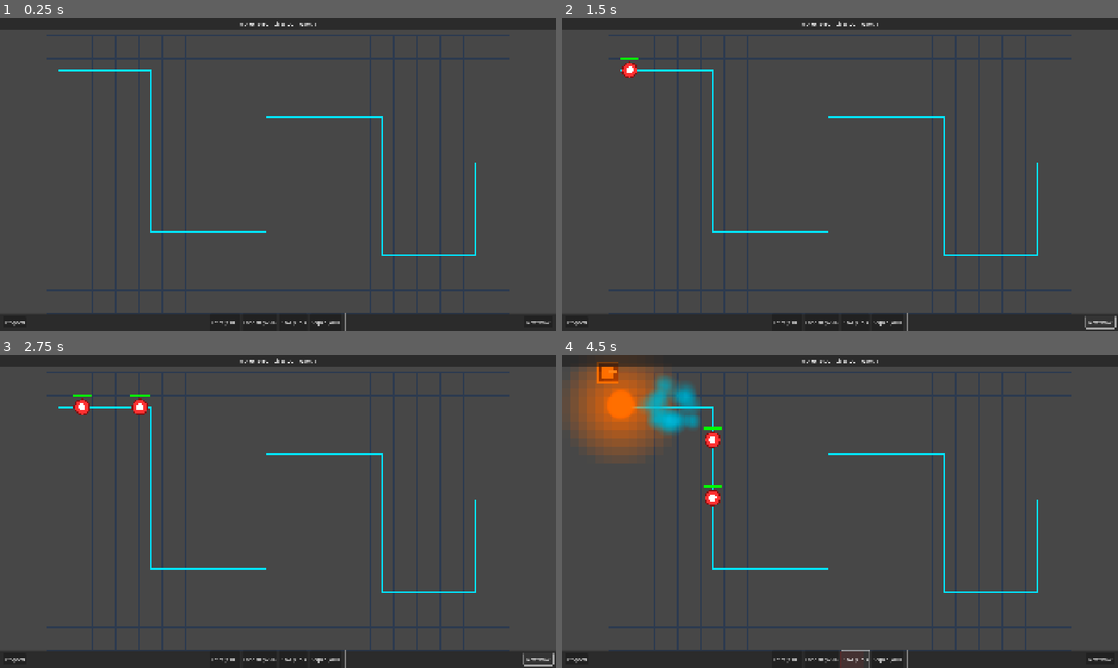
Above: before the commit, frames 1-4 (two rows, left to right).
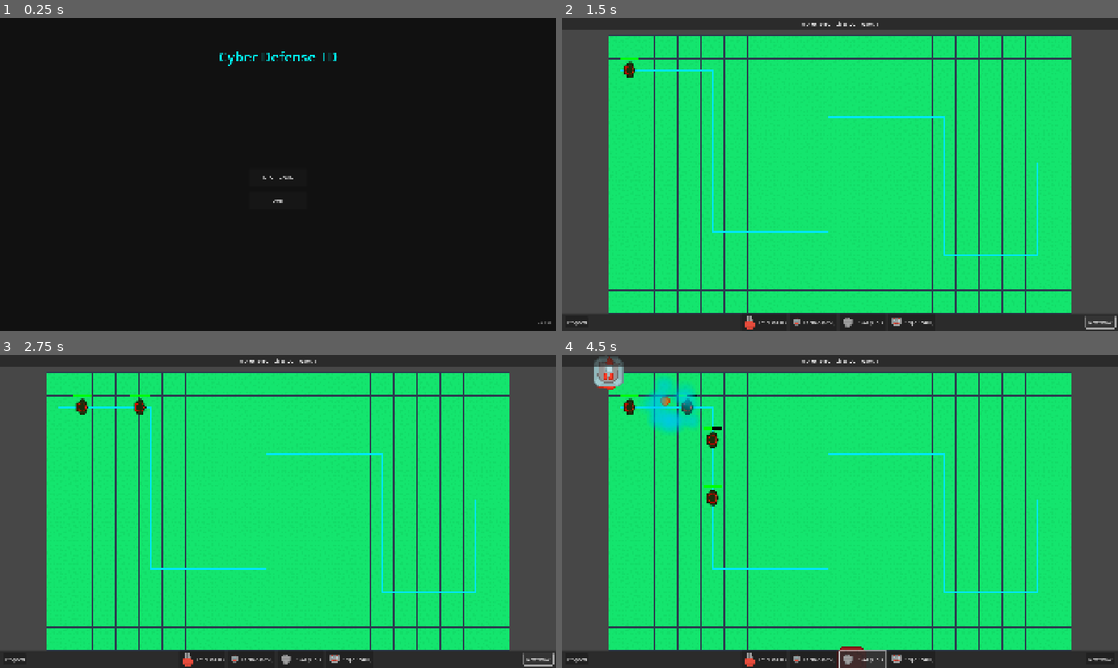
Above: after the commit, the same moments.

Repository: wangshengjin/Cyber-Defense-TD
Game: Godot game, scene res://scenes/UI/StartMenu.tscn
The game is run twice, just before and just after one commit, with the same random seed, the same clock (stepped at 60 frames per second) and the same inputs. Before the commit the project starts from res://scenes/Game.tscn.
Inputs (mouse positions are in pixels of both pictures, inside the frame that each line leads up to):
- Up to frame 1 (0.25 s): no input
- Up to frame 2 (1.5 s): click (840, 177) at 0.5 s, where only the run after the commit has a clickable "START GAME"; click "Next Wave" at 1.25 s
- Up to frame 3 (2.75 s): click "Next Wave" at 2 s
- Up to frame 4 (4.5 s): click "Laser ($100)" at 2.75 s; click "Cannon ($250)" at 3.5 s; click "Slow ($150)" at 4.25 s

The runs differ from the first frame. In frame 1, 99% of the frame differs, in the area x 0-100%, y 0-100%; in frame 2, 69%; in frame 3, 70%; in frame 4, 72%.

Commit message:
添加几张图片

Diff:
--- a/project.godot
+++ b/project.godot
@@ -11,7 +11,7 @@
 [application]
 
 config/name="Cyber Defense TD"
-run/main_scene="res://scenes/Game.tscn"
+run/main_scene="res://scenes/UI/StartMenu.tscn"
 config/features=PackedStringArray("4.5", "Forward Plus")
 config/icon="res://icon.svg"
 
@@ -19,12 +19,6 @@
 
 Constants="*res://scripts/Autoloads/Constants.gd"
 GameManager="*res://scripts/Autoloads/GameManager.gd"
-
-
-
-[rendering]
-
-textures/canvas_textures/default_texture_filter=0
 
 [display]
 
@@ -37,4 +31,7 @@
 [input_devices]
 
 pointing/emulate_touch_from_mouse=true
-pointing/emulate_mouse_from_touch=true
+
+[rendering]
+
+textures/canvas_textures/default_texture_filter=0
--- a/scenes/Enemies/BaseEnemy.tscn
+++ b/scenes/Enemies/BaseEnemy.tscn
@@ -1,8 +1,18 @@
-[gd_scene load_steps=2 format=3]
+[gd_scene load_steps=3 format=3 uid="uid://baseenemy_scene"]
 
-[ext_resource type="Script" path="res://scripts/Enemies/Enemy.gd" id="1_script"]
+[ext_resource type="Script" path="res://scripts/Enemies/Enemy.gd" id="1_enemy"]
 
-[node name="BaseEnemy" type="PathFollow2D"]
+[sub_resource type="CircleShape2D" id="CircleShape2D_hitbox"]
+radius = 16.0
+
+[node name="Enemy" type="PathFollow2D"]
 rotates = false
 loop = false
-script = ExtResource("1_script")
+script = ExtResource("1_enemy")
+
+[node name="Sprite2D" type="Sprite2D" parent="."]
+
+[node name="Hitbox" type="Area2D" parent="."]
+
+[node name="CollisionShape2D" type="CollisionShape2D" parent="Hitbox"]
+shape = SubResource("CircleShape2D_hitbox")
--- a/scenes/Game.tscn
+++ b/scenes/Game.tscn
@@ -100,20 +100,28 @@
 alignment = 1
 
 [node name="BuildLaser" type="Button" parent="CanvasLayer/HUD/BottomPanel/HBox"]
+custom_minimum_size = Vector2(160, 60)
 layout_mode = 2
 text = "Laser ($100)"
+expand_icon = true
 
 [node name="BuildCannon" type="Button" parent="CanvasLayer/HUD/BottomPanel/HBox"]
+custom_minimum_size = Vector2(160, 60)
 layout_mode = 2
 text = "Cannon ($250)"
+expand_icon = true
 
 [node name="BuildSlow" type="Button" parent="CanvasLayer/HUD/BottomPanel/HBox"]
+custom_minimum_size = Vector2(160, 60)
 layout_mode = 2
 text = "Slow ($150)"
+expand_icon = true
 
 [node name="BuildSniper" type="Button" parent="CanvasLayer/HUD/BottomPanel/HBox"]
+custom_minimum_size = Vector2(160, 60)
 layout_mode = 2
 text = "Sniper ($400)"
+expand_icon = true
 
 [node name="VSeparator" type="VSeparator" parent="CanvasLayer/HUD/BottomPanel/HBox"]
 layout_mode = 2
--- /dev/null
+++ b/scenes/Towers/BaseTower.tscn
@@ -0,0 +1,13 @@
+[gd_scene load_steps=2 format=3 uid="uid://basetower_scene"]
+
+[ext_resource type="Script" path="res://scripts/Towers/Tower.gd" id="1_tower"]
+
+[node name="Tower" type="Node2D"]
+script = ExtResource("1_tower")
+
+[node name="Visuals" type="Node2D" parent="."]
+
+[node name="BaseSprite" type="Sprite2D" parent="Visuals"]
+
+[node name="TurretSprite" type="Sprite2D" parent="Visuals"]
+position = Vector2(0, 0)
--- /dev/null
+++ b/scenes/UI/GameOverScreen.tscn
@@ -0,0 +1,63 @@
+[gd_scene load_steps=2 format=3 uid="uid://gameoverscreen_scene"]
+
+[ext_resource type="Script" path="res://scripts/UI/GameOverScreen.gd" id="1_gameover"]
+
+[node name="GameOverScreen" type="Control"]
+layout_mode = 3
+anchors_preset = 15
+anchor_right = 1.0
+anchor_bottom = 1.0
+grow_horizontal = 2
+grow_vertical = 2
+script = ExtResource("1_gameover")
+
+[node name="Background" type="ColorRect" parent="."]
+layout_mode = 1
+anchors_preset = 15
+anchor_right = 1.0
+anchor_bottom = 1.0
+grow_horizontal = 2
+grow_vertical = 2
+color = Color(0, 0, 0, 0.7)
+
+[node name="CenterContainer" type="CenterContainer" parent="."]
+layout_mode = 1
+anchors_preset = 15
+anchor_right = 1.0
+anchor_bottom = 1.0
+grow_horizontal = 2
+grow_vertical = 2
+
+[node name="VBoxContainer" type="VBoxContainer" parent="CenterContainer"]
+layout_mode = 2
+theme_override_constants/separation = 30
+
+[node name="TitleLabel" type="Label" parent="CenterContainer/VBoxContainer"]
+layout_mode = 2
+theme_override_colors/font_color = Color(1, 0, 0, 1)
+theme_override_font_sizes/font_size = 64
+text = "MISSION FAILED"
+horizontal_alignment = 1
+
+[node name="ScoreLabel" type="Label" parent="CenterContainer/VBoxContainer"]
+layout_mode = 2
+theme_override_font_sizes/font_size = 32
+text = "Waves Survived: 0"
+horizontal_alignment = 1
+
+[node name="Spacer" type="Control" parent="CenterContainer/VBoxContainer"]
+custom_minimum_size = Vector2(0, 20)
+layout_mode = 2
+
+[node name="RetryButton" type="Button" parent="CenterContainer/VBoxContainer"]
+custom_minimum_size = Vector2(250, 60)
+layout_mode = 2
+text = "RETRY"
+
+[node name="MenuButton" type="Button" parent="CenterContainer/VBoxContainer"]
+custom_minimum_size = Vector2(250, 60)
+layout_mode = 2
+text = "MAIN MENU"
+
+[connection signal="pressed" from="CenterContainer/VBoxContainer/RetryButton" to="." method="_on_retry_button_pressed"]
+[connection signal="pressed" from="CenterContainer/VBoxContainer/MenuButton" to="." method="_on_menu_button_pressed"]
--- /dev/null
+++ b/scenes/UI/StartMenu.tscn
@@ -0,0 +1,81 @@
+[gd_scene load_steps=2 format=3 uid="uid://startmenu_scene"]
+
+[ext_resource type="Script" path="res://scripts/UI/StartMenu.gd" id="1_startmenu"]
+
+[node name="StartMenu" type="Control"]
+layout_mode = 3
+anchors_preset = 15
+anchor_right = 1.0
+anchor_bottom = 1.0
+grow_horizontal = 2
+grow_vertical = 2
+script = ExtResource("1_startmenu")
+
+[node name="Background" type="ColorRect" parent="."]
+layout_mode = 1
+anchors_preset = 15
+anchor_right = 1.0
+anchor_bottom = 1.0
+grow_horizontal = 2
+grow_vertical = 2
+color = Color(0.0666667, 0.0666667, 0.0666667, 1)
+
+[node name="TitleLabel" type="Label" parent="."]
+layout_mode = 1
+anchors_preset = 5
+anchor_left = 0.5
+anchor_right = 0.5
+offset_left = -200.0
+offset_top = 100.0
+offset_right = 200.0
+offset_bottom = 167.0
+grow_horizontal = 2
+theme_override_colors/font_color = Color(0, 1, 1, 1)
+theme_override_font_sizes/font_size = 48
+text = "Cyber Defense TD"
+horizontal_alignment = 1
+
+[node name="VBoxContainer" type="VBoxContainer" parent="."]
+layout_mode = 1
+anchors_preset = 8
+anchor_left = 0.5
+anchor_top = 0.5
+anchor_right = 0.5
+anchor_bottom = 0.5
+offset_left = -100.0
+offset_top = -20.0
+offset_right = 100.0
+offset_bottom = 130.0
+grow_horizontal = 2
+grow_vertical = 2
+theme_override_constants/separation = 20
+
+[node name="StartButton" type="Button" parent="VBoxContainer"]
+custom_minimum_size = Vector2(0, 60)
+layout_mode = 2
+text = "START GAME"
+
+[node name="QuitButton" type="Button" parent="VBoxContainer"]
+custom_minimum_size = Vector2(0, 60)
+layout_mode = 2
+text = "QUIT"
+
+[node name="VersionLabel" type="Label" parent="."]
+layout_mode = 1
+anchors_preset = 3
+anchor_left = 1.0
+anchor_top = 1.0
+anchor_right = 1.0
+anchor_bottom = 1.0
+offset_left = -80.0
+offset_top = -40.0
+offset_right = -20.0
+offset_bottom = -17.0
+grow_horizontal = 0
+grow_vertical = 0
+theme_override_colors/font_color = Color(0.5, 0.5, 0.5, 1)
+text = "v0.1.0"
+horizontal_alignment = 2
+
+[connection signal="pressed" from="VBoxContainer/StartButton" to="." method="_on_start_button_pressed"]
+[connection signal="pressed" from="VBoxContainer/QuitButton" to="." method="_on_quit_button_pressed"]
--- a/scripts/Components/Projectile.gd
+++ b/scripts/Components/Projectile.gd
@@ -42,6 +42,7 @@
 	if core: core.emitting = false
 
 	if sprite:
+		sprite.texture = AtlasUtils.get_tile(272) # Generic bullet/dot
 		sprite.visible = true # Show sprite, disable particles
 
 func _physics_process(delta):
--- a/scripts/Enemies/Enemy.gd
+++ b/scripts/Enemies/Enemy.gd
@@ -16,9 +16,10 @@
 var frozen_timer: float = 0.0
 
 # Visuals
-var sprite: ColorRect
-var hp_bar_bg: ColorRect
-var hp_bar_fill: ColorRect
+# Visuals
+@onready var sprite_node = $Sprite2D
+@onready var hitbox = $Hitbox
+@onready var hp_bar_bg = ColorRect.new() # We can keep manual drawing for HP bar or add nodes. Manual is fine for simple overlay.
 
 func setup(enemy_type: Constants.EnemyType, wave_hp_multiplier: float):
 	type = enemy_type
@@ -38,31 +39,33 @@
 	rotates = false
 
 func _create_visuals():
-	# Visuals are handled in _draw
+	# Load tile from Atlas
+	var tile_id = -1
+	match type:
+		Constants.EnemyType.BASIC:
+			tile_id = 245 # Soldier
+		Constants.EnemyType.FAST:
+			tile_id = 245 # Soldier (tinted later)
+		Constants.EnemyType.TANK:
+			tile_id = 268 # Tank
+		Constants.EnemyType.BOSS:
+			tile_id = 268 # Tank (Big)
+
+	if tile_id != -1 and sprite_node:
+		sprite_node.texture = AtlasUtils.get_tile(tile_id)
+		# Tint the sprite with the enemy color defined in Constants
+		sprite_node.modulate = stats.color
+
+	# Hp Bar setup if we wanted nodes.
+	# But _draw is fine for HP bar overlay.
 	queue_redraw()
 
-	# Hitbox (Restored)
-	var size = Constants.CELL_SIZE
-	var area = Area2D.new()
-	var shape = CollisionShape2D.new()
-	var circle = CircleShape2D.new()
-	circle.radius = size/4 # Radius
-	shape.shape = circle
-	area.add_child(shape)
-	add_child(area)
-
 func _draw():
+	# Draw HP Bar only
 	var size = Constants.CELL_SIZE
 	var radius = size * 0.3
 
-	# Draw glow/shadow (Neon effect)
-	draw_circle(Vector2.ZERO, radius + 2, stats.color.darkened(0.5))
-
-	# Draw main body
-	draw_circle(Vector2.ZERO, radius, stats.color)
-
-	# Draw inner detail based on type maybe? or just a white center for 'core'
-	draw_circle(Vector2.ZERO, radius * 0.5, Color.WHITE)
+	# No circle drawing for body anymore
 
 	# Draw HP Bar manually so it follows position correctly
 	var bar_width = size * 0.8
@@ -98,8 +101,7 @@
 		frozen_timer -= delta
 		if frozen_timer <= 0:
 			frozen_factor = 1.0
-			# sprite.color = stats.color # Old logic
-			queue_redraw()
+			sprite_node.modulate = stats.color # Restore original color
 
 	# Check end
 	if progress_ratio >= 1.0:
@@ -118,7 +120,7 @@
 func apply_slow(factor: float, duration: float):
 	if factor < frozen_factor: # Apply strongest slow
 		frozen_factor = factor
-		queue_redraw()
+		sprite_node.modulate = Color(0.5, 0.5, 1.0, 1.0) # Blue tint
 	frozen_timer = max(frozen_timer, duration)
 
 func _spawn_death_particles():
--- a/scripts/Game.gd
+++ b/scripts/Game.gd
@@ -13,6 +13,7 @@
 func _ready():
 	hud.build_tower_requested.connect(_on_build_requested)
 	wave_manager.path_2d = $Path2D
+	GameManager.game_over.connect(_on_game_over)
 
 func _process(delta):
 	if building_mode:
@@ -46,17 +47,26 @@
 func _create_ghost_tower():
 	ghost_tower = Node2D.new()
 	var size = Constants.CELL_SIZE
-	var rect = ColorRect.new()
-	rect.size = Vector2(size, size)
-	rect.position = Vector2(-size / 2, -size / 2)
-	rect.color = Color(1, 1, 1, 0.5) # Semi-transparent
-	ghost_tower.add_child(rect)
 
-	# Range circle
-	var stats = Constants.TOWER_STATS[selected_tower_type]
-	var range_circle = Line2D.new() # Or draw in _draw?
-	# Simple drawing in script is harder for generic Node2D.
-	# Let's just use ghost_tower position in MapManager to valid.
+	# Base Sprite
+	var base_sprite = Sprite2D.new()
+	base_sprite.texture = AtlasUtils.get_tile(181)
+	ghost_tower.add_child(base_sprite)
+
+	# Turret Sprite
+	var tile_id = -1
+	match selected_tower_type:
+		Constants.TowerType.LASER: tile_id = 250
+		Constants.TowerType.CANNON: tile_id = 206
+		Constants.TowerType.SLOW: tile_id = 203
+		Constants.TowerType.SNIPER: tile_id = 205
+
+	if tile_id != -1:
+		var turret_sprite = Sprite2D.new()
+		turret_sprite.texture = AtlasUtils.get_tile(tile_id)
+		ghost_tower.add_child(turret_sprite)
+
+	ghost_tower.modulate = Color(1, 1, 1, 0.5) # Initial transparency
 	add_child(ghost_tower)
 
 func _update_ghost_tower():
@@ -78,7 +88,8 @@
 		_cancel_build()
 
 func _create_real_tower() -> Node2D:
-	var tower = preload("res://scripts/Towers/Tower.gd").new() # Should use scene...
+	var tower_scene = preload("res://scenes/Towers/BaseTower.tscn")
+	var tower = tower_scene.instantiate()
 	# Using script directly and adding as child
 	# Need to set unique Name or just add child
 	towers_container.add_child(tower)
@@ -91,3 +102,8 @@
 	if ghost_tower:
 		ghost_tower.queue_free()
 		ghost_tower = null
+
+func _on_game_over():
+	var game_over_screen = preload("res://scenes/UI/GameOverScreen.tscn").instantiate()
+	$CanvasLayer.add_child(game_over_screen)
+	Engine.time_scale = 0
--- a/scripts/MapManager.gd
+++ b/scripts/MapManager.gd
@@ -12,9 +12,14 @@
 var path_set: Dictionary = {} # Vector2i -> bool
 
 func _ready():
+	_init_grid()
 	# Initialize path set for fast lookup
 	_init_path_set()
 	queue_redraw()
+
+func _init_grid():
+	# This function can be used for any grid-related initialization if needed
+	pass
 
 func _init_path_set():
 	var coords = Constants.PATH_COORDINATES
@@ -28,7 +33,7 @@
 
 	for i in range(coords.size() - 1):
 		var start = coords[i]
-		var end = coords[i+1]
+		var end = coords[i + 1]
 
 		var current = start
 		path_set[start] = true
@@ -41,9 +46,17 @@
 			path_set[current] = true
 
 	# Add the very last point too if not covered (it is covered by loop usually)
-	path_set[coords[coords.size()-1]] = true
+	path_set[coords[coords.size() - 1]] = true
 
 func _draw():
+	# Draw background tiles (Grass)
+	var bg_texture = AtlasUtils.get_tile(24)
+	var size = Constants.CELL_SIZE
+
+	for x in range(Constants.MAP_WIDTH):
+		for y in range(Constants.MAP_HEIGHT):
+			draw_texture_rect(bg_texture, Rect2(x * size, y * size, size, size), false)
+
 	# Draw Grid
 	for x in range(Constants.MAP_WIDTH + 1):
 		draw_line(Vector2(x * Constants.CELL_SIZE, 0), Vector2(x * Constants.CELL_SIZE, Constants.MAP_HEIGHT * Constants.CELL_SIZE), Constants.COLORS.GRID_BORDER, 1.0)
--- a/scripts/Towers/Tower.gd
+++ b/scripts/Towers/Tower.gd
@@ -11,8 +11,9 @@
 var projectiles_container: Node
 
 # Visuals
-var base_sprite: ColorRect
-var turret_sprite: ColorRect
+@onready var visuals = $Visuals
+@onready var base_sprite = $Visuals/BaseSprite
+@onready var turret_sprite = $Visuals/TurretSprite
 
 func setup(p_type: Constants.TowerType, p_projectiles_container: Node):
 	type = p_type
@@ -57,41 +58,46 @@
 	queue_free()
 
 func _create_visuals():
-	queue_redraw()
+	# Load textures using AtlasUtils (Tilesheet)
+	# IDs based on Kenney TD pack
+	var tile_id = -1
+	match type:
+		Constants.TowerType.LASER:
+			tile_id = 250
+		Constants.TowerType.CANNON:
+			tile_id = 206
+		Constants.TowerType.SLOW:
+			tile_id = 203
+		Constants.TowerType.SNIPER:
+			tile_id = 205
+
+	if tile_id != -1:
+		turret_sprite.texture = AtlasUtils.get_tile(tile_id)
+
+	# Base sprite (Generic base)
+	base_sprite.texture = AtlasUtils.get_tile(181) # 181 is a good base tile
+
 
 func _draw():
-	var size = Constants.CELL_SIZE
-	var half_size = size / 2.0
-
-	# Base
-	draw_rect(Rect2(-half_size + 2, -half_size + 2, size - 4, size - 4), stats.color.darkened(0.7))
-	draw_rect(Rect2(-half_size + 2, -half_size + 2, size - 4, size - 4), stats.color, false, 2.0) # Border
-
-	# Turret
-	match type:
-		Constants.TowerType.LASER:
-			draw_circle(Vector2.ZERO, size * 0.25, stats.color)
-			draw_circle(Vector2.ZERO, size * 0.1, Color.WHITE)
-		Constants.TowerType.CANNON:
-			draw_rect(Rect2(-10, -10, 20, 20), stats.color)
-			draw_line(Vector2.ZERO, Vector2(15, 0).rotated(rotation), stats.color.lightened(0.2), 6.0) # Canon barrel? No rotation logic yet.
-		Constants.TowerType.SLOW:
-			draw_circle(Vector2.ZERO, size * 0.3, stats.color.lightened(0.5))
-			draw_arc(Vector2.ZERO, size * 0.4, 0, TAU, 16, stats.color, 2.0)
-		Constants.TowerType.SNIPER:
-			draw_rect(Rect2(-8, -8, 16, 16), stats.color)
-			draw_line(Vector2.ZERO, Vector2(20, 0), stats.color, 3.0) # Barrel
-
-	# Level Indicator
-	# draw_string(ThemeDB.get_fallback_font(), Vector2(-5, 5), str(level))
+	pass # Visuals handled by Sprites now
 
 func _process(delta):
 	cooldown_timer -= delta
 	if cooldown_timer <= 0:
 		var target = _find_target()
 		if target:
-			_fire(target)
-			cooldown_timer = stats.cooldown_ms / 1000.0
+			# Rotate turret towards target
+			var angle = (target.global_position - global_position).angle()
+			# Add offset if sprite is initially facing up/right
+			# Kenney sprites usually face Right (0 degrees) or Up (-90).
+			# Assuming Right is 0 for these sprites.
+			turret_sprite.rotation = rotate_toward(turret_sprite.rotation, angle, delta * 5.0)
+
+			# Only fire if roughly facing target? Or just fire.
+			# For now just rotate visual and fire.
+			if abs(angle_difference(turret_sprite.rotation, angle)) < 0.5 or type == Constants.TowerType.SLOW:
+				_fire(target)
+				cooldown_timer = stats.cooldown_ms / 1000.0
 func _create_range_sensor():
 	range_area = Area2D.new()
 	var shape = CollisionShape2D.new()
--- /dev/null
+++ b/scripts/UI/GameOverScreen.gd
@@ -0,0 +1,20 @@
+extends Control
+
+@onready var score_label = $CenterContainer/VBoxContainer/ScoreLabel
+
+func _ready():
+	var waves_survived = GameManager.wave - 1
+	if waves_survived < 0:
+		waves_survived = 0
+	score_label.text = "Waves Survived: %d" % waves_survived
+
+func _on_retry_button_pressed():
+	GameManager.reset_game()
+	# Reload current scene (Game)
+	get_tree().reload_current_scene()
+
+func _on_menu_button_pressed():
+	# Reset time scale so menu animations work if any
+	Engine.time_scale = 1.0
+	# Go back to start menu
+	get_tree().change_scene_to_file("res://scenes/UI/StartMenu.tscn")
--- a/scripts/UI/HUD.gd
+++ b/scripts/UI/HUD.gd
@@ -5,6 +5,11 @@
 @onready var wave_label = $TopPanel/HBox/WaveLabel
 @onready var next_wave_btn = $BottomPanel/NextWaveBtn
 @onready var speed_btn = $BottomPanel/SpeedBtn
+
+@onready var build_laser_btn = $BottomPanel/HBox/BuildLaser
+@onready var build_cannon_btn = $BottomPanel/HBox/BuildCannon
+@onready var build_slow_btn = $BottomPanel/HBox/BuildSlow
+@onready var build_sniper_btn = $BottomPanel/HBox/BuildSniper
 
 signal build_tower_requested(type)
 
@@ -16,6 +21,15 @@
 	_on_money_changed(GameManager.money)
 	_on_lives_changed(GameManager.lives)
 	_on_wave_changed(GameManager.wave)
+
+	_setup_icons()
+
+func _setup_icons():
+	# Tower Icons (using Turret tiles)
+	build_laser_btn.icon = AtlasUtils.get_tile(250)
+	build_cannon_btn.icon = AtlasUtils.get_tile(206)
+	build_slow_btn.icon = AtlasUtils.get_tile(203)
+	build_sniper_btn.icon = AtlasUtils.get_tile(205)
 
 func _on_money_changed(new_amount):
 	money_label.text = "Money: $%d" % new_amount
--- /dev/null
+++ b/scripts/UI/StartMenu.gd
@@ -0,0 +1,41 @@
+extends Control
+
+@onready var background_rect = $Background
+
+func _ready():
+	print("StartMenu _ready called")
+	# Keep background visible for now to debug "empty screen" issue
+	if background_rect:
+		background_rect.visible = true
+	# queue_redraw() # Disable custom drawing
+
+# func _draw():
+# 	print("StartMenu _draw called")
+# 	var bg_texture = AtlasUtils.get_tile(24)
+# 	if bg_texture == null:
+# 		print("Error: bg_texture is null")
+# 		return
+# 	if bg_texture.atlas == null:
+# 		print("Error: bg_texture.atlas is null")
+#
+# 	var size = Constants.CELL_SIZE
+# 	var viewport_size = get_viewport_rect().size
+#
+# 	var cols = ceil(viewport_size.x / size)
+# 	var rows = ceil(viewport_size.y / size)
+#
+# 	for x in range(cols):
+# 		for y in range(rows):
+# 			draw_texture_rect(bg_texture, Rect2(x * size, y * size, size, size), false)
+#
+# 	# Draw a semi-transparent overlay
+# 	draw_rect(get_viewport_rect(), Color(0, 0, 0, 0.5))
+
+func _on_start_button_pressed():
+	# Reset game state before starting
+	GameManager.reset_game()
+	# Change to the main game scene
+	get_tree().change_scene_to_file("res://scenes/Game.tscn")
+
+func _on_quit_button_pressed():
+	get_tree().quit()
--- /dev/null
+++ b/scripts/Utils/AtlasUtils.gd
@@ -0,0 +1,23 @@
+class_name AtlasUtils
+
+const TILE_SIZE = 64
+const SHEET_PATH = "res://assets/kenney_td/Tilesheet/towerDefense_tilesheet.png"
+# Determined from 1472 width / 64 tile size = 23 columns
+const COLUMNS = 23
+
+static var _atlas_texture_cache = {}
+
+static func get_tile(id: int) -> AtlasTexture:
+	if _atlas_texture_cache.has(id):
+		return _atlas_texture_cache[id]
+
+	var atlas = AtlasTexture.new()
+	atlas.atlas = load(SHEET_PATH)
+
+	var x = (id % COLUMNS) * TILE_SIZE
+	var y = int(id / COLUMNS) * TILE_SIZE
+
+	atlas.region = Rect2(x, y, TILE_SIZE, TILE_SIZE)
+
+	_atlas_texture_cache[id] = atlas
+	return atlas
--- a/scripts/WaveManager.gd
+++ b/scripts/WaveManager.gd
@@ -56,7 +56,8 @@
 		spawning_active = false
 		return
 
-	var enemy = preload("res://scenes/Enemies/BaseEnemy.tscn").instantiate()
+	var enemy_scene = preload("res://scenes/Enemies/BaseEnemy.tscn")
+	var enemy = enemy_scene.instantiate()
 	path_2d.add_child(enemy)
 	enemy.setup(current_wave_config.enemyType, current_wave_config.hpMultiplier)
 
Binary file added: assets/kenney_td/Tilesheet/towerDefense_tilesheet.png
Binary file added: assets/kenney_td/Tilesheet/towerDefense_tilesheet@2.png
Not shown, added: scripts/UI/GameOverScreen.gd.uid
Not shown, added: scripts/UI/StartMenu.gd.uid
Not shown, added: scripts/Utils/AtlasUtils.gd.uid
Not shown, added: docs/ui_design.md
